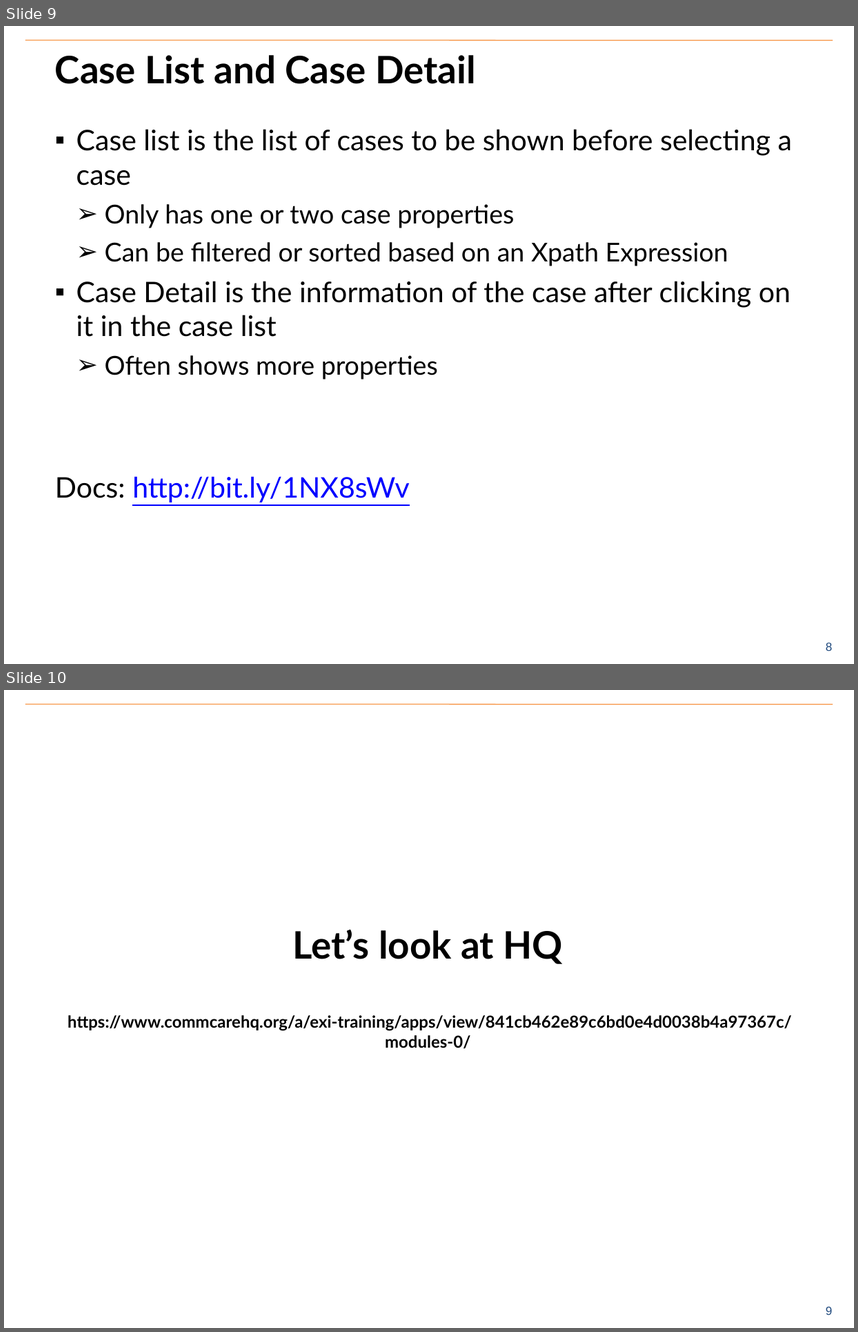
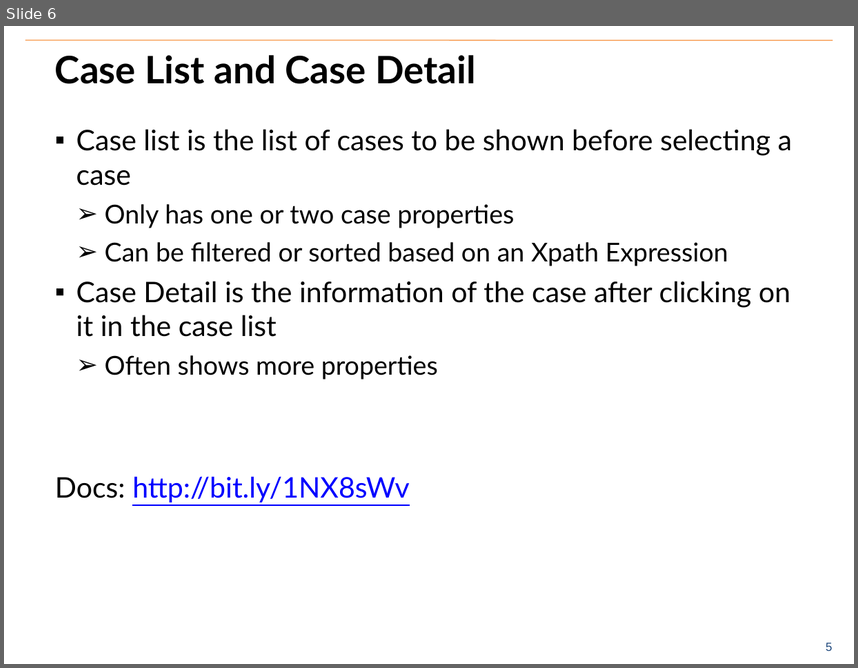
Before and after one commit to benrudolph/exi-training, a slide deck: CaseManagement/case_mgmt.pptx. Shown one above the other, each under a label of ours: slides 9 and 10 before the commit, slide 6 after it. The pictures are 858x1332 and 858x668 pixels, drawn with LibreOffice and Linux fonts; fonts in the diff are those of the drawing; background and template pictures are left out. Boxes give left, top, right and bottom in pixels: in the first picture for what was removed or moved away, otherwise in the second. Text is boxed around its words. In the diff, an @@ line names an element or a change of style, - is before the commit and + after.

```diff
--- a/CaseManagement/case_mgmt.pptx
+++ b/CaseManagement/case_mgmt.pptx
@@ slide 10 removed at (4, 690, 854, 1328), background #FFFFFF; not listed: 2 template elements that a slide beside it also shows @@
@@ title removed at (67, 929, 792, 1048) @@
-Let’s look at HQ
-https://www.commcarehq.org/a/exi-training/apps/view/841cb462e89c6bd0e4d0038b4a97367c/modules-0/
@@ what was slide 9 is now slide 6 @@
@@ page number at (826, 642, 833, 650): text changed @@
-8
+5
```
Also in this commit, not shown: 1 slide changed, 6 slides added.
